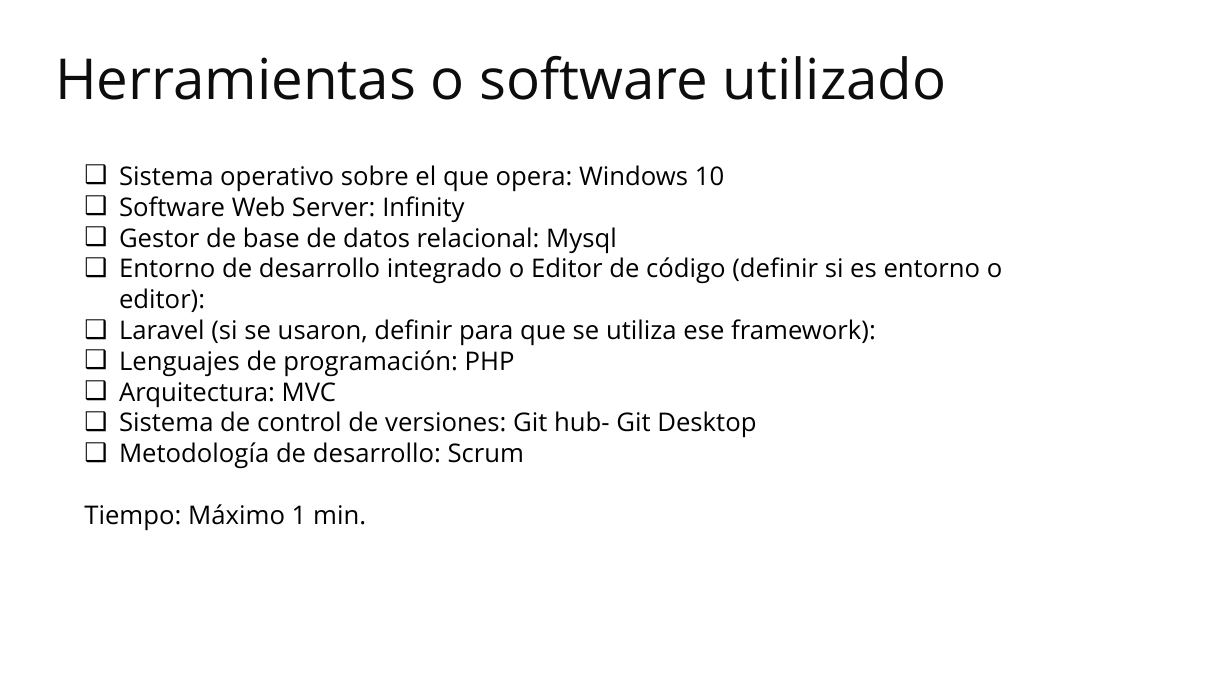
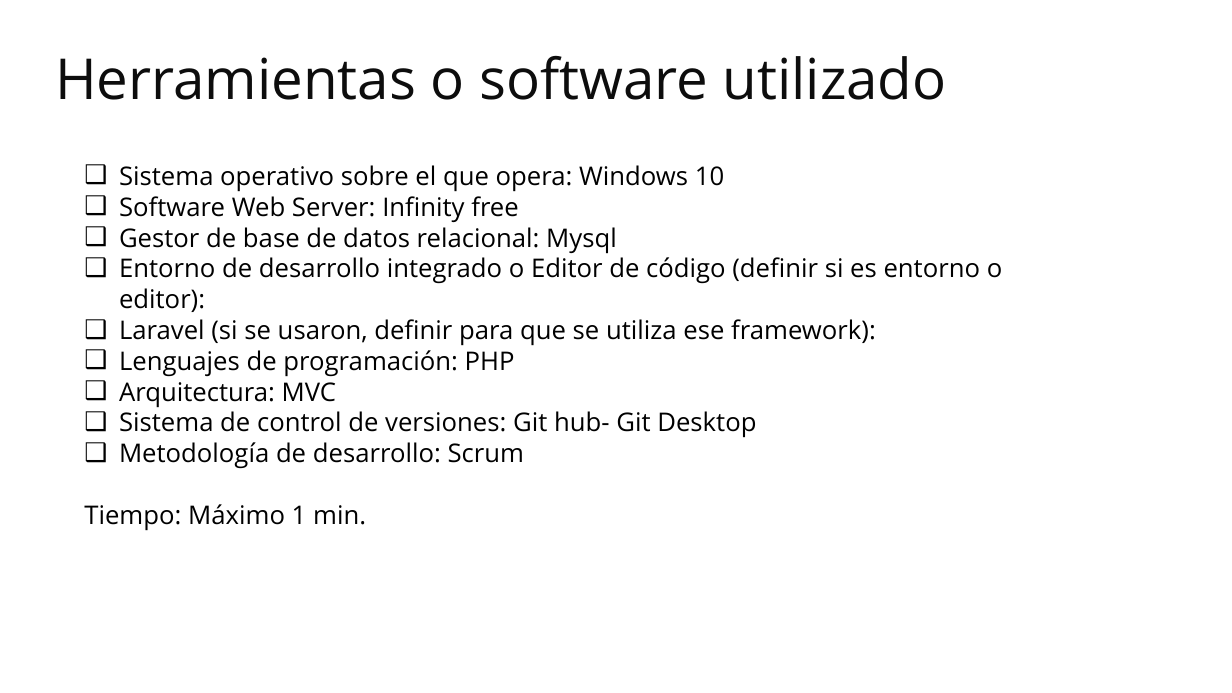
Before and after one commit to duvanfmendez/tienda_virtual, a slide deck: slide 7 of manuales/Manual de presentacion de proyecto.pptx. Drawn at 1232x693 pixels with LibreOffice and Linux fonts; fonts in the diff are those of the drawing; background and template pictures are left out. Boxes give left, top, right and bottom in pixels: in the first picture for what was removed or moved away, otherwise in the second. Text is boxed around its words. In the diff, an @@ line names an element or a change of style, - is before the commit and + after.

```diff
--- a/manuales/Manual de presentacion de proyecto.pptx
+++ b/manuales/Manual de presentacion de proyecto.pptx
@@ text at (119, 196, 519, 222): text changed @@
-❑ Software Web Server: Infinity
+❑ Software Web Server: Infinity free
```
